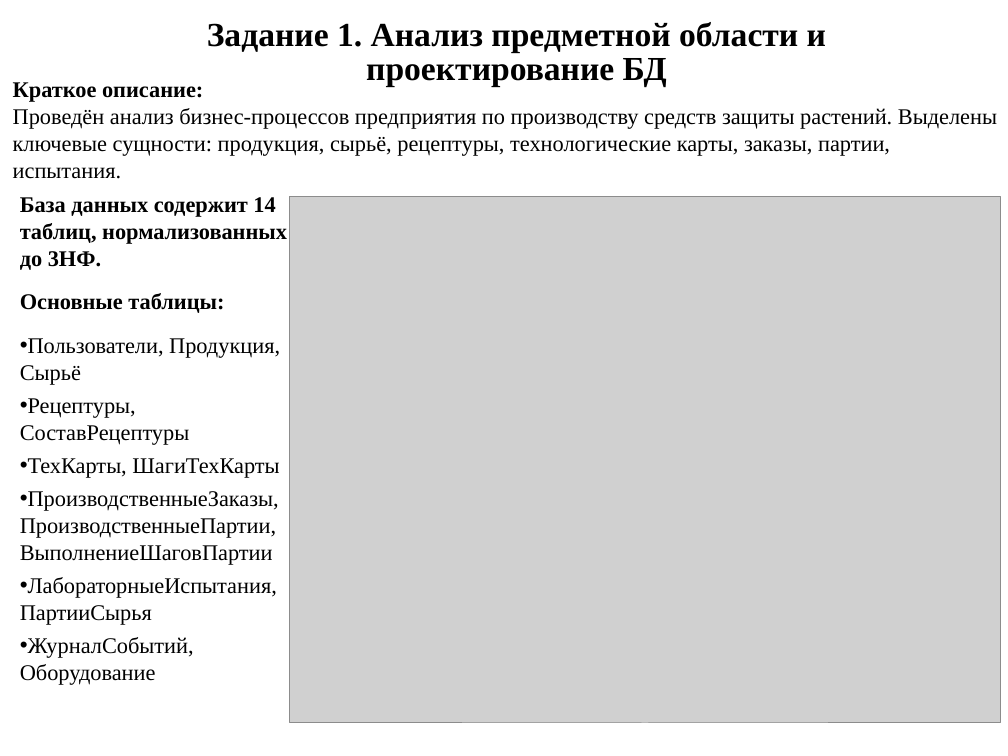
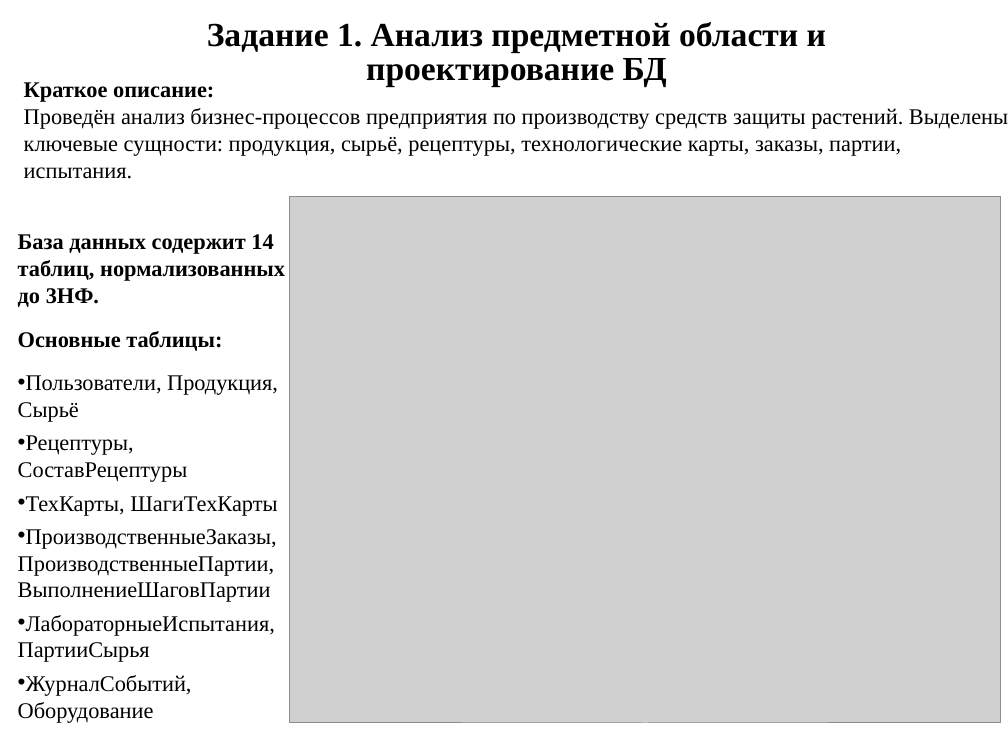
Before and after one commit to qwinge1/Praktika3, a slide deck: slide 6 of Сессия 7/Otchet_po_uchebnoi_praktike.pptx. Drawn at 1008x756 pixels with LibreOffice and Linux fonts; fonts in the diff are those of the drawing; grey boxes stand for pictures. Boxes give left, top, right and bottom in pixels: in the first picture for what was removed or moved away, otherwise in the second. Text is boxed around its words. In the diff, an @@ line names an element or a change of style, - is before the commit and + after.

```diff
--- a/Сессия 7/Otchet_po_uchebnoi_praktike.pptx
+++ b/Сессия 7/Otchet_po_uchebnoi_praktike.pptx
@@ text "Краткое описание: Проведён анализ бизнес-процессов ...": place and size @@
-text "Краткое описание: Проведён анализ бизнес-процессов ..." at bbox=[13, 82, 997, 179]
+text "Краткое описание: Проведён анализ бизнес-процессов ..." at bbox=[24, 82, 1008, 179]
@@ text "База данных содержит 14 таблиц, ...": place and size @@
-text "База данных содержит 14 таблиц, ..." at bbox=[20, 197, 287, 685]
+text "База данных содержит 14 таблиц, ..." at bbox=[18, 234, 285, 723]
```
Also in this commit, not shown: 4 other slides changed, 1 other file.
